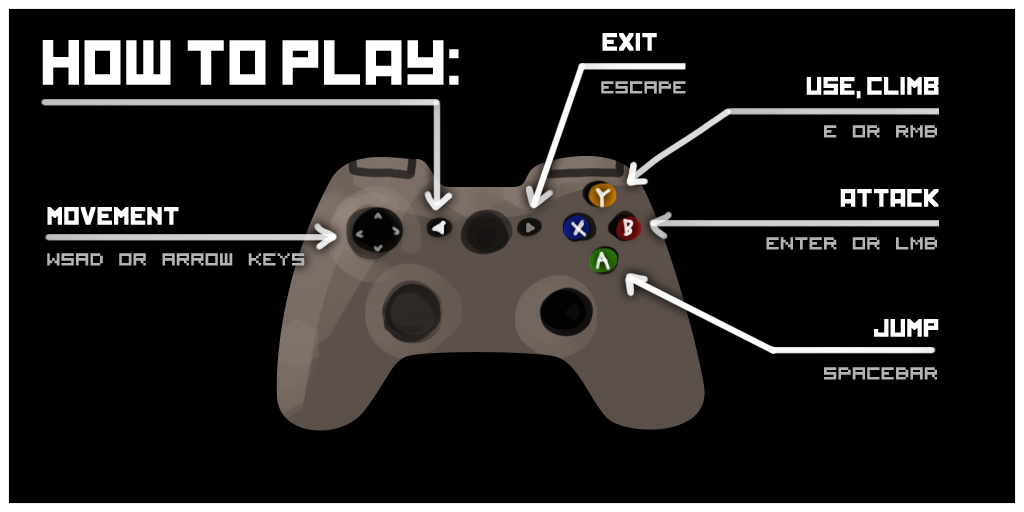
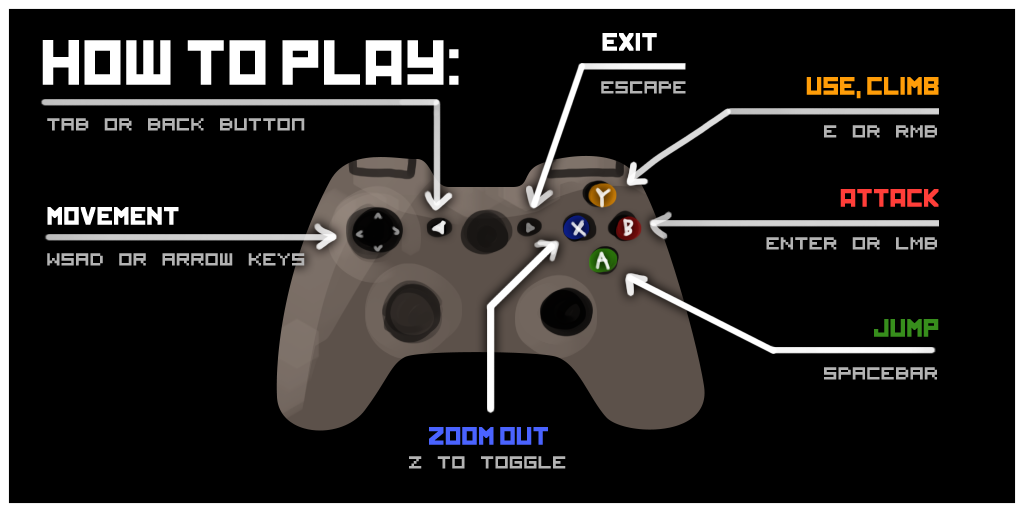
Layers edited between the first and the second w=1024, h=512 image:
painted on "USE, CLIMB" over (806, 77, 939, 99)
painted on "ATTACK" over (840, 189, 939, 207)
added layer "ZOOM OUT" in group "Instructions" over (429, 427, 548, 445)
added layer "Z TO TOGGLE" in group "Instructions" over (409, 456, 566, 469)
painted on "JUMP" over (874, 319, 939, 337)
added layer "TAB OR BACK BUTTon" in group "Instructions" over (47, 118, 305, 131)
painted on "Arrows" over (486, 239, 560, 414)
